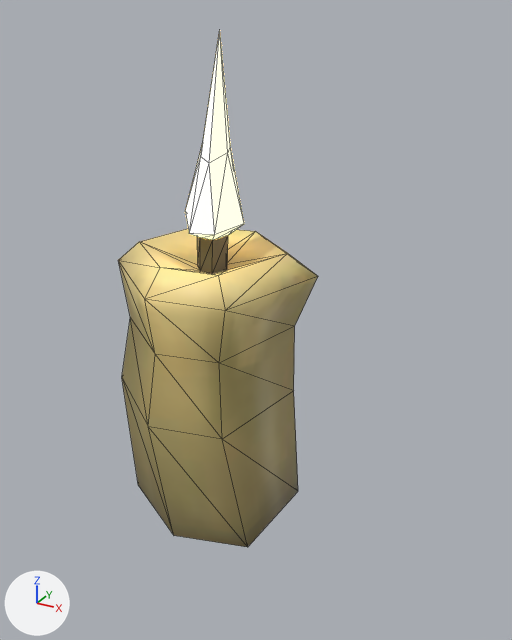
Renders of the glTF model Assets/Level/Props/Candle_01.glb from each side of a commit.
Rendered twice from a 50 mm lens placed at (0.517, -0.822, 0.54), pointed at (0.068, -0.006, 0.133). The axes (+X, +Y, +Z) are drawn at lower left. The lights are the same throughout. The older version comes first. Mesh edges are drawn as thin lines. Where no turn or scale is listed for an object, it has been applied to the vertices.

Objects in the first picture: 'Candle_01', 'Cube.010'.
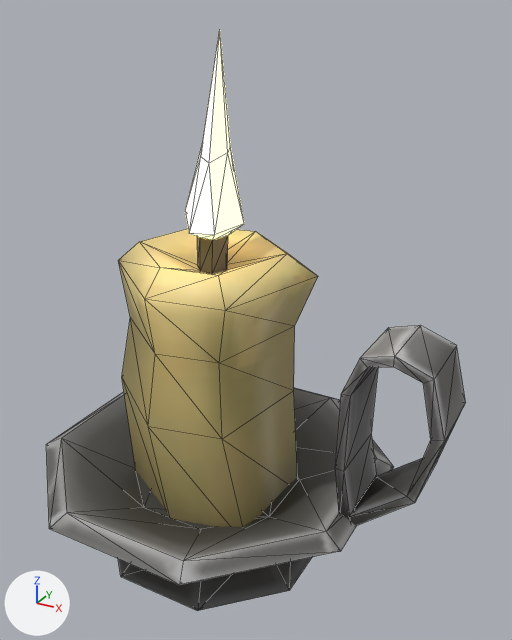
Location of each change, (x1, y1, x2, y2) in pixels of the pictures (512 x 640 px):
'Plate_01.001', added: after (46, 325, 466, 611)

The edits, one by one:
Picture 'Table_texture_test_02' (img_table_texture_test_02) is now built by load_image('Table_texture_test_02', '_unpacked/Table_texture_test_02', 768, 768, 'sRGB') instead of load_image('Table_texture_test_02', '_unpacked/Table_texture_test_02', 512, 512, 'sRGB').
Mesh me_cylinder_005 is new.
It has 76 vertices, 144 faces and spans x -0.318..0.306, y -0.251..0.268, z -0.148..0.265.
It uses material mat_m_props_01 (picture img_table_texture_test_02).
Object 'Plate_01.001' (ob_plate_01_001) is new; it shows me_cylinder_005.
Its location is (0.058, -0.025, -0.109).
